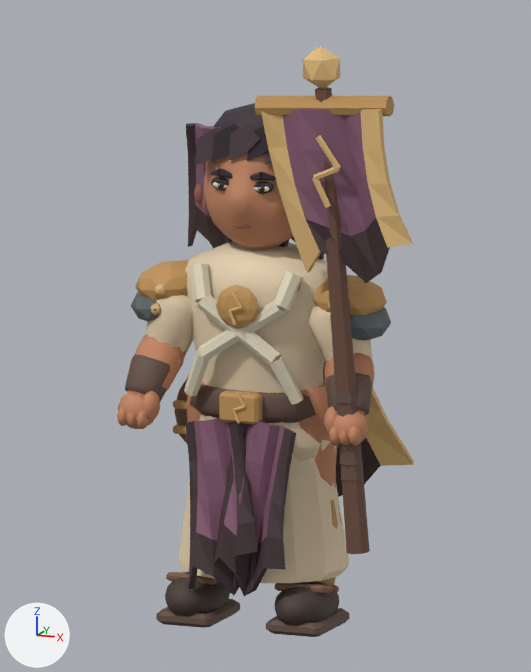
What one commit did to the Blender file art/blend/livia.blend.
One viewpoint serves both versions: the file's camera 'Art review camera'. The axes (+X, +Y, +Z) are drawn at lower left. The lights are the same throughout. The first picture is the older version.

The scene before the commit, as lines of its bpy script (objects in view):
```python
me_livia_color_and_skin = bpy.data.meshes.new('livia color and skin')
me_livia_color_and_skin.from_pydata(...)  # 3968 vertices, 4782 faces; spans x -0.46..0.62, y -0.28..0.47, z -0.01..2.02
me_livia_color_and_skin.materials.append(mat_painted_metal_edges__textile_and_clay)
ob_livia = bpy.data.objects.new('livia', me_livia_color_and_skin)
ob_livia.location = (0.0, 0.0, 0.0)
```
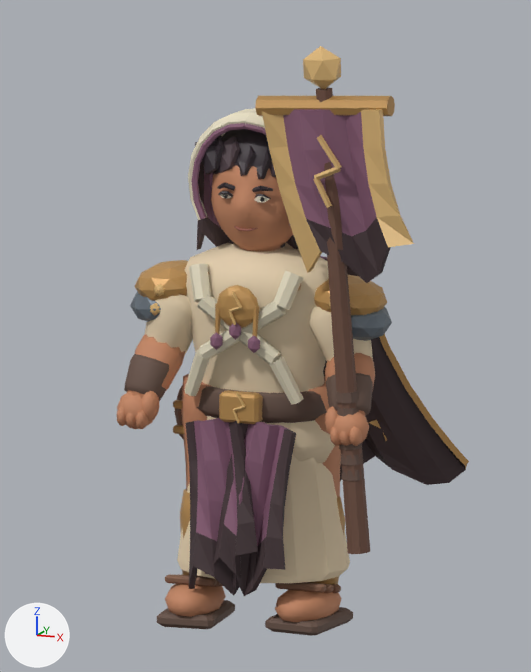
Edits to the bpy script that builds the scene:
```text
Change me_livia_color_and_skin:
    used by ob_livia; location = (0.0, 0.0, 0.0)
    remove me_livia_color_and_skin.from_pydata(...)  # 3968 vertices, 4782 faces; spans x -0.46..0.62, y -0.28..0.47, z -0.01..2.02
    add me_livia_color_and_skin.from_pydata(...)  # 4666 vertices, 5304 faces; spans x -0.46..0.63, y -0.28..0.57, z -0.01..2.02
    me_livia_color_and_skin part 1: the loose piece of 12 vertices spanning x -0.22..-0.17, y -0.08..-0.06, z 0.16..0.21 is moved by (0.13, -0.16, 0.81)
    me_livia_color_and_skin part 2: the loose piece of 12 vertices spanning x 0.17..0.22, y -0.08..-0.06, z 0.16..0.21 is moved by (-0.2, -0.16, 0.85)
    me_livia_color_and_skin part 3: a new loose piece, an icosphere of 20 faces spanning x 0.046..0.09, y -0.239..-0.207, z 0.958..1.022, in mat_painted_metal_edges__textile_and_clay
    me_livia_color_and_skin part 4: the loose piece of 42 vertices spanning x -0.3..-0.1, y -0.24..0.1, z -0.01..0.16 is multiplied about its middle by the matrix ((0.947, -0.093, 0.0), (0.091, 0.961, 0.0), (0.0, 0.0, 0.819)), then moved by (0.0, -0.03, -0.01)
    me_livia_color_and_skin part 5: the loose piece of 32 vertices spanning x -0.3..-0.1, y -0.21..0.08, z -0.01..0.04 is turned 5.5 degrees about the z axis through the mesh origin
    me_livia_color_and_skin part 6: the loose piece of 40 vertices spanning x -0.28..-0.1, y -0.07..0.1, z 0.1..0.42 is moved by (0.0, -0.03, 0.0)
    me_livia_color_and_skin part 7: the loose piece of 50 vertices spanning x -0.27..-0.05, y -0.09..0.14, z 0.32..0.82 is turned 5.5 degrees about the z axis through the mesh origin
    me_livia_color_and_skin part 8: the loose piece of 42 vertices spanning x 0.19..0.23, y -0.04..0.0, z 1.41..1.49 is multiplied about its middle by the matrix ((4.241, 0.644, 0.0), (-0.408, 6.689, 0.0), (0.0, 0.0, 1.7)), then moved by (-0.01, -0.03, -1.38)
    me_livia_color_and_skin part 9: the loose piece of 40 vertices spanning x 0.1..0.28, y -0.07..0.1, z 0.1..0.42 is moved by (0.0, 0.02, 0.0)
    me_livia_color_and_skin part 10: the loose piece of 50 vertices spanning x 0.05..0.27, y -0.09..0.14, z 0.32..0.82 is turned -5.5 degrees about the z axis through its middle, then moved by (0.0, 0.03, 0.0)
    me_livia_color_and_skin part 11: the loose piece of 70 vertices spanning x -0.25..0.4, y 0.1..0.47, z 0.33..1.2 is rebuilt with 198 vertices and now spans x -0.14..0.55, y 0.19..0.57, z 0.31..1.21
    me_livia_color_and_skin part 12: 13 loose pieces with 222 vertices, spanning x -0.12..0.12, y -0.19..-0.14, z 1.37..1.58, are deleted
    me_livia_color_and_skin part 13: 98 vertices moved within x -0.41..0.46, y -0.23..0.02, z 0.1..1.88; 1185 vertices removed from x -0.41..0.43, y -0.24..0.2, z -0.01..1.76; 1857 vertices added at x -0.42..0.44, y -0.23..0.5, z -0.01..1.76
    me_livia_color_and_skin part 14: 269 kept faces spanning x -0.46..0.46, y -0.24..0.21, z 0.11..1.73 get new vertex colours
    other edits to the shape of me_livia_color_and_skin do not show in these pictures
```

Location of each change, (x1, y1, x2, y2) in pixels of the pictures (531 x 672 px; the box of a moved part takes in the faces that stretch with it):
'livia', reshaped (18% wider): before (117, 46, 414, 637); after (117, 46, 469, 636)
part 1 of me_livia_color_and_skin, moved or reshaped (not visible before): after (210, 332, 223, 350)
part 2 of me_livia_color_and_skin, moved or reshaped (not visible before): after (229, 323, 241, 340)
part 3 of me_livia_color_and_skin, added: after (248, 335, 260, 353)
part 4 of me_livia_color_and_skin, moved or reshaped: before (165, 572, 230, 616); after (165, 584, 226, 617)
part 5 of me_livia_color_and_skin, moved or reshaped: before (156, 599, 240, 628); after (157, 600, 235, 629)
part 6 of me_livia_color_and_skin, moved or reshaped (not visible before): after (180, 489, 203, 577)
part 7 of me_livia_color_and_skin, moved or reshaped (mostly hidden before): before (187, 374, 205, 422); after (181, 374, 211, 490)
part 8 of me_livia_color_and_skin, moved or reshaped (not visible before): after (275, 590, 341, 622)
part 9 of me_livia_color_and_skin, moved or reshaped (mostly hidden): before (316, 500, 341, 585); after (311, 496, 345, 585)
part 10 of me_livia_color_and_skin, moved or reshaped: before (299, 378, 337, 488); after (309, 376, 341, 497)
part 11 of me_livia_color_and_skin, rebuilt: before (323, 361, 414, 497); after (320, 256, 469, 485)
part 12 of me_livia_color_and_skin, deleted: before (211, 169, 276, 229)
part 13 of me_livia_color_and_skin, moved or reshaped: before (121, 87, 370, 637); after (120, 87, 387, 636)
part 14 of me_livia_color_and_skin, edited (looks the same): (135, 244, 386, 443) in both
